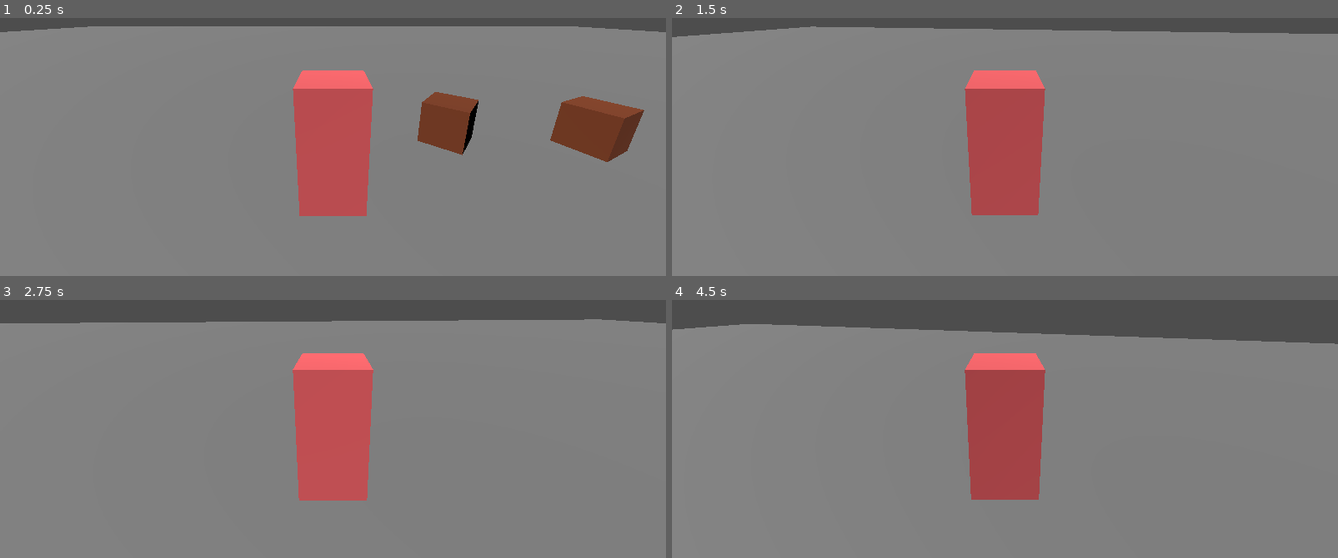
Above: before the commit, frames 1-4 (two rows, left to right).
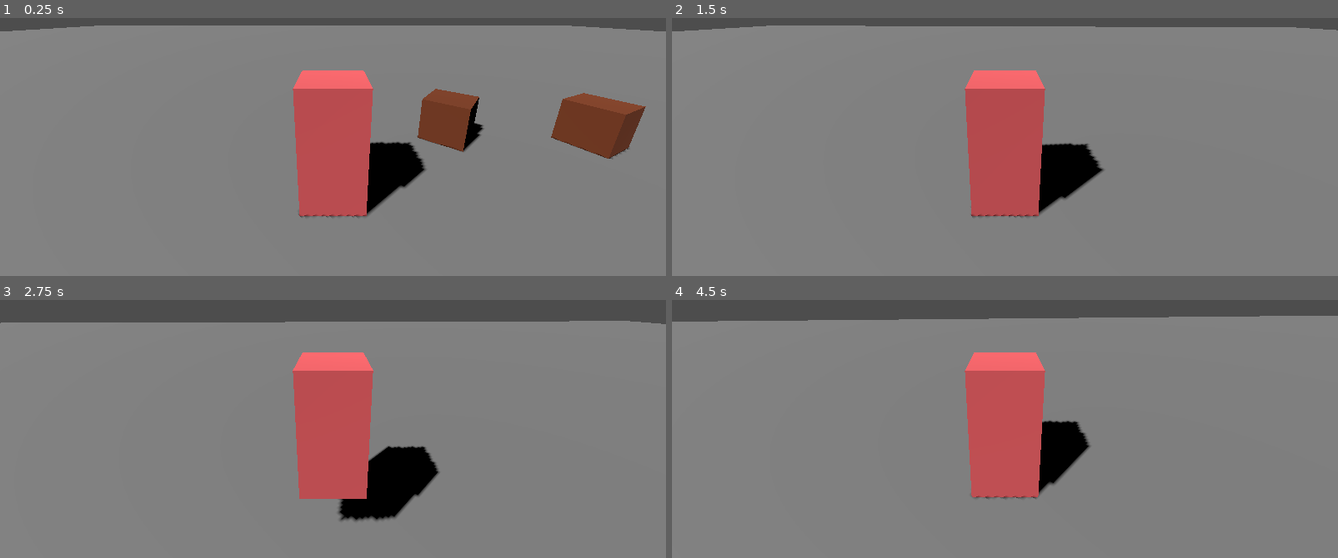
Above: after the commit, the same moments.

Repository: Kozahoo/kostyak3d
Game: Godot game, scene res://scenes/demo.tscn
Same seed, same stepped clock (60 frames per second), same inputs: the game is played once before the commit and once after it. Before the commit the project starts from res://demo.tscn.
Inputs (mouse positions are in pixels of both pictures, inside the frame that each line leads up to):
- Up to frame 1 (0.25 s): no input
- Up to frame 2 (1.5 s): move the mouse to (1038, 87) at 0.52 s; hold Shift (sprint) 0.53-1.28 s; hold W (move_forward) from 0.53 s (still down); tap Space (jump) at 0.77, 0.8, 1.07, 1.35 s; move the mouse to (971, 90) at 1.27 s
- Up to frame 3 (2.75 s): keep holding W (move_forward); tap Space (jump) at 1.52, 1.82, 2.3 s; tap Shift (sprint) at 1.55 s; move the mouse to (346, 364) at 2.02 s; hold Shift (sprint) from 2.03 s (still down)
- Up to frame 4 (4.5 s): keep holding W (move_forward); move the mouse to (998, 377) at 2.77 s; release Shift (sprint) at 2.78 s; tap Shift (sprint) at 2.85, 4.35 s; tap Space (jump) at 3.02, 3.32, 3.6, 3.77, 4.07 s; move the mouse to (1051, 374) at 3.52 s; tap Escape (cancel) at 4.15 s; move the mouse to (951, 367) at 4.27 s

The runs differ from the first frame. In frame 1, 2.6% of the frame differs, in the area x 0-100%, y 2-78%; in frame 2, 3.2%; in frame 3, 3.0%; in frame 4, 13%, in the area x 0-100%, y 6-78%.

Commit message:
Updated char controller

Diff:
--- a/project.godot
+++ b/project.godot
@@ -62,6 +62,10 @@
 ]
 }
 
+[physics]
+
+3d/default_gravity=19.6
+
 [rendering]
 
 environment/default_environment="res://default_env.tres"
--- a/demo.tscn
+++ b/scenes/demo.tscn
@@ -21,6 +21,7 @@
 
 [node name="Sun" type="DirectionalLight3D" parent="."]
 transform = Transform3D(0.682624, 0.51894, -0.514516, 0.0328797, 0.68155, 0.731032, 0.73003, -0.515937, 0.44818, 0, 0, 0)
+shadow_enabled = true
 
 [node name="Ground" type="StaticBody3D" parent="."]
 
--- a/scripts/character_movement.gd
+++ b/scripts/character_movement.gd
@@ -1,15 +1,13 @@
 extends CharacterBody3D
 
 # Movement settings
-@export var move_speed := 5.0
-@export var sprint_speed := 8.0
-@export var acceleration := 10.0
-@export var rotation_speed := 12.0
-@export var jump_velocity := 4.5
-
+@export var move_speed := 6.0
+@export var sprint_speed := 8.5
+@export var acceleration := 2.5
+@export var jump_velocity := 6.5
 # Camera settings
-@export var camera_sensitivity := 0.003
-@export var camera_pitch_limit := deg_to_rad(80)
+@export var camera_sensitivity := .001
+@export var camera_pitch_limit := deg_to_rad(45)
 
 # Get the gravity from the project settings
 var gravity: float = ProjectSettings.get_setting("physics/3d/default_gravity")
@@ -38,14 +36,14 @@
 		camera_pivot.rotation.x = clamp(camera_pivot.rotation.x, -camera_pitch_limit, camera_pitch_limit)
 
 	# Toggle mouse capture
-	if event.is_action_pressed("uicancel"):
+	if event.is_action_pressed("cancel"):
 		if Input.get_mouse_mode() == Input.MOUSE_MODE_CAPTURED:
 			Input.set_mouse_mode(Input.MOUSE_MODE_VISIBLE)
 		else:
 			Input.set_mouse_mode(Input.MOUSE_MODE_CAPTURED)
 
 func _physics_process(delta):
-	# Handle movement
+	# Handle movement input first
 	var input_dir := Input.get_vector("move_left", "move_right", "move_forward", "move_back")
 	is_sprinting = Input.is_action_pressed("sprint")
 
@@ -56,30 +54,27 @@
 	if not is_on_floor():
 		velocity.y -= gravity * delta
 
-	# Handle jump
+	# Handle jump - this should come BEFORE horizontal movement
+	print(Input.is_action_just_pressed("jump"), is_on_floor())
 	if Input.is_action_just_pressed("jump") and is_on_floor():
 		velocity.y = jump_velocity
 
-	# Determine target speed
-	var target_speed = sprint_speed if is_sprinting else move_speed
+	# Only apply horizontal movement if we're on the floor or have control in air
+	if is_on_floor() or (not is_on_floor() and direction.length() > 0):
+		# Determine target speed
+		var target_speed = sprint_speed if is_sprinting else move_speed
 
-	# Smoothly adjust current speed toward target speed
-	current_speed = lerp(current_speed, target_speed if direction else 0.0, acceleration * delta)
+		# Smoothly adjust current speed toward target speed
+		current_speed = lerp(current_speed, target_speed if direction else 0.0, acceleration * delta)
 
-	# Apply movement
-	if direction:
-		velocity.x = direction.x * current_speed
-		velocity.z = direction.z * current_speed
-	else:
-		# Apply friction when no input
-		velocity.x = move_toward(velocity.x, 0, current_speed)
-		velocity.z = move_toward(velocity.z, 0, current_speed)
-
-	# Rotate character to face movement direction
-	#if direction:
-		#var look_direction = Vector2(velocity.z, velocity.x).normalized()
-		#var target_angle = atan2(look_direction.x, look_direction.y)
-		#rotation.y = lerp_angle(rotation.y, target_angle, rotation_speed * delta)
+		# Apply horizontal movement
+		if direction:
+			velocity.x = direction.x * current_speed
+			velocity.z = direction.z * current_speed
+		else:
+			# Apply friction when no input
+			velocity.x = move_toward(velocity.x, 0, current_speed)
+			velocity.z = move_toward(velocity.z, 0, current_speed)
 
 	move_and_slide()
 
Not shown: 3 places in scenes/demo.tscn that only renumber resources
